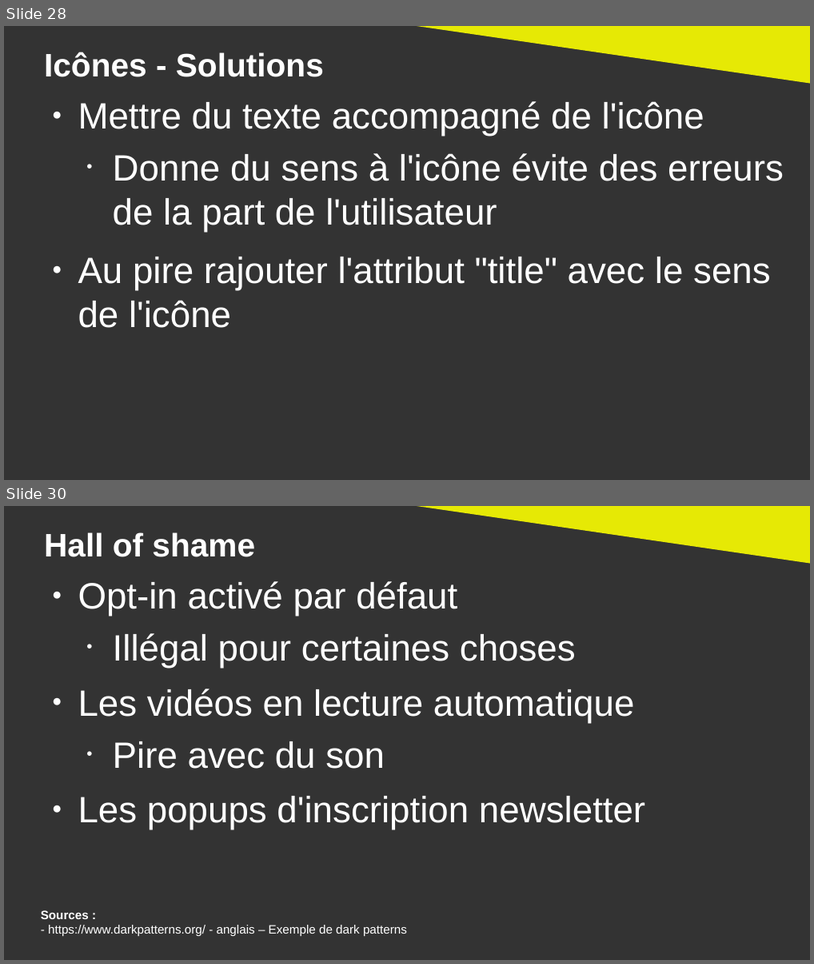
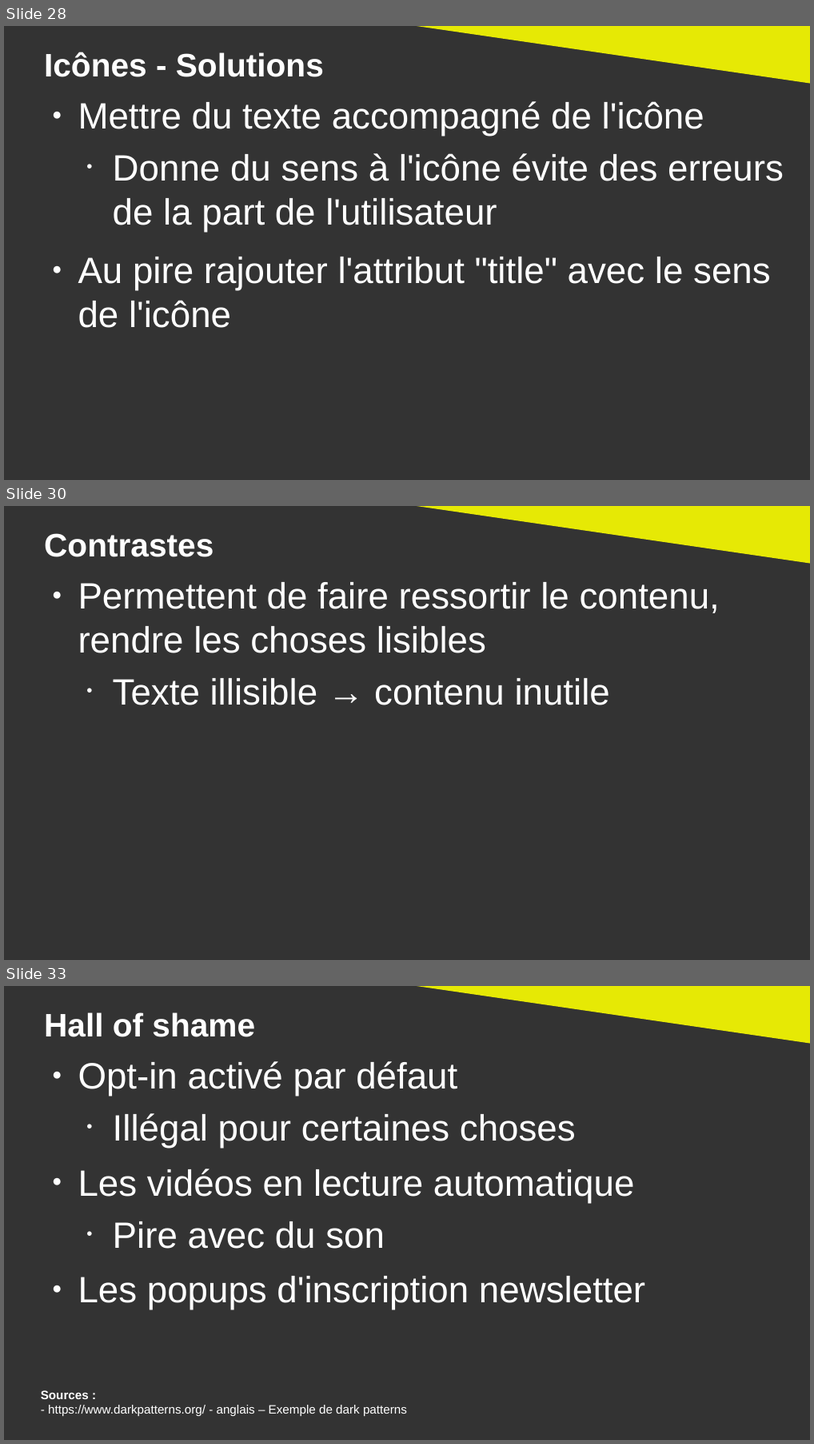
Before and after one commit to DanYellow/cours, a slide deck: ergonomie-et-accessibilite-s2/numero-1/presentation.odp. Shown one above the other, each under a label of ours: slides 28 and 30 before the commit, slides 28, 30 and 33 after it; the slides between them are not shown. The pictures are 814x964 and 814x1444 pixels, drawn with LibreOffice and Linux fonts; fonts in the diff are those of the drawing. Boxes give left, top, right and bottom in pixels: in the first picture for what was removed or moved away, otherwise in the second. Text is boxed around its words. In the diff, an @@ line names an element or a change of style, - is before the commit and + after.

```diff
--- a/ergonomie-et-accessibilite-s2/numero-1/presentation.odp
+++ b/ergonomie-et-accessibilite-s2/numero-1/presentation.odp
@@ slide 30 added at [4,506,810,960], background #333333 @@
@@ right triangle added at [394,506,810,564], fill #E6E905 @@
@@ title added at [44,533,214,557], 32 pt, text #FFFFFF, bold @@
+Contrastes
@@ text added at [78,582,720,705], 36 pt, text #FFFFFF @@
+● Permettent de faire ressortir le contenu, rendre les choses lisibles
+  • Texte illisible → contenu inutile
@@ what was slide 30 is now slide 33 @@
```
Also in this commit, not shown: 7 slides changed, 2 other slides added, 6 other files.
